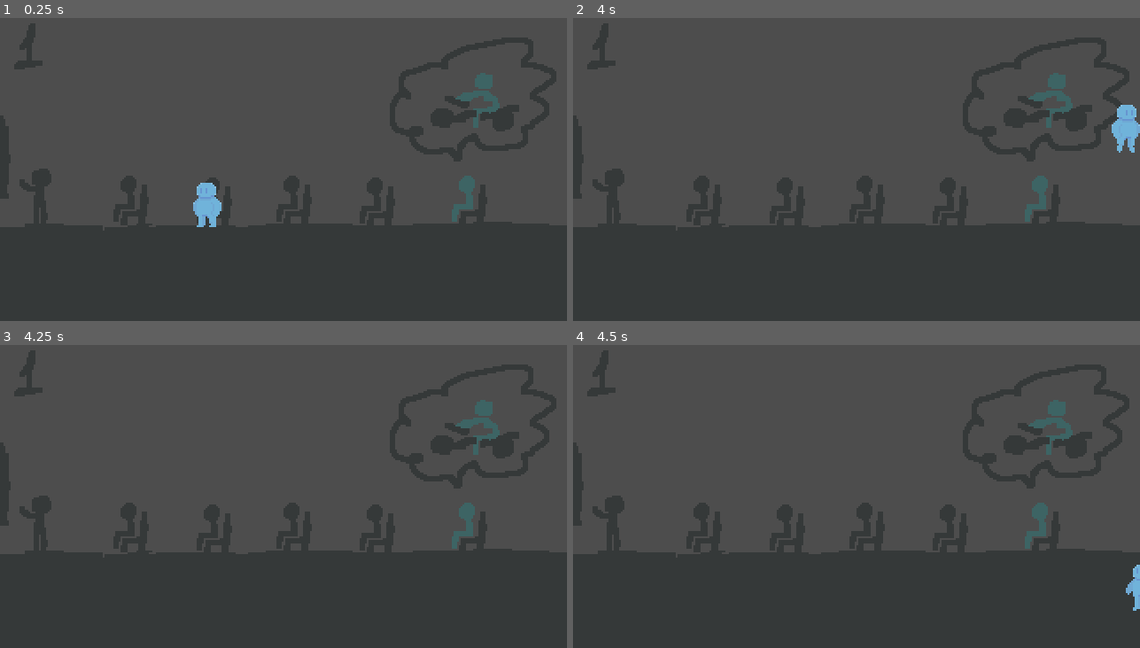
Above: before the commit, frames 1-4 (two rows, left to right).
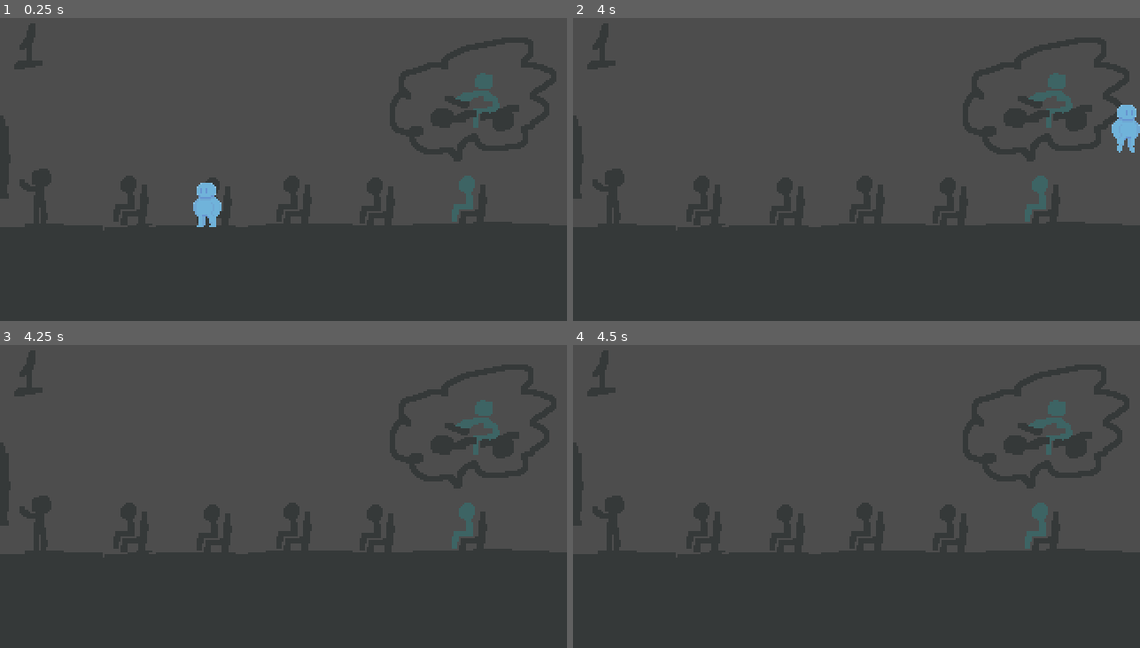
Above: after the commit, the same moments.

Repository: aloefflerj/ldjam58
Game: Godot game, scene res://scenes/Game.tscn
Same seed, same stepped clock (60 frames per second), same inputs: the game is played once before the commit and once after it.
Inputs:
- Up to frame 1 (0.25 s): no input
- Up to frame 2 (4 s): tap Enter at 0.5 s; hold D (right) 0.53-2.03 s; tap Up (jump) at 0.77, 1.52, 3.02, 3.77 s; hold A (left) 2.03-2.78 s; hold D (right) from 2.78 s (still down)
- Up to frame 3 (4.25 s): keep holding D (right)
- Up to frame 4 (4.5 s): release D (right) at 4.28 s; hold A (left) from 4.28 s (still down)

Frames 1-3 are identical in both runs. In frame 4, 0.2% of the frame differs, in the area x 97-100%, y 72-88%.

Commit message:
feat: implements left border

Diff:
--- a/scenes/Game.tscn
+++ b/scenes/Game.tscn
@@ -7,6 +7,8 @@
 
 [sub_resource type="RectangleShape2D" id="RectangleShape2D_78awf"]
 size = Vector2(321, 52)
+
+[sub_resource type="SegmentShape2D" id="SegmentShape2D_78awf"]
 
 [node name="Game" type="Node2D"]
 script = ExtResource("1_aug50")
@@ -27,12 +29,22 @@
 
 [node name="SoundPlayer" type="AudioStreamPlayer2D" parent="."]
 
-[node name="Sprite2D" type="Sprite2D" parent="."]
+[node name="Ground" type="Sprite2D" parent="."]
 
-[node name="StaticBody2D" type="StaticBody2D" parent="Sprite2D"]
+[node name="StaticBody2D" type="StaticBody2D" parent="Ground"]
 
-[node name="CollisionShape2D" type="CollisionShape2D" parent="Sprite2D/StaticBody2D"]
+[node name="CollisionShape2D" type="CollisionShape2D" parent="Ground/StaticBody2D"]
 position = Vector2(159.5, 153)
-scale = Vector2(0.974559, 0.984468)
+scale = Vector2(1.02695, 0.984468)
 shape = SubResource("RectangleShape2D_78awf")
 debug_color = Color(0, 0.658696, 0.215611, 0.42)
+
+[node name="Extreme Left Margin" type="Sprite2D" parent="."]
+position = Vector2(-27, 103)
+
+[node name="StaticBody2D" type="StaticBody2D" parent="Extreme Left Margin"]
+
+[node name="CollisionShape2D" type="CollisionShape2D" parent="Extreme Left Margin/StaticBody2D"]
+position = Vector2(25, -84)
+scale = Vector2(3.66373, 10.9106)
+shape = SubResource("SegmentShape2D_78awf")
Not shown: 1 places in scenes/Game.tscn that only renumber resources
